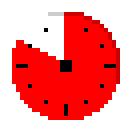
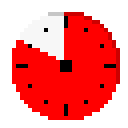
Two versions of the same layered image (128×128). Layer-by-layer changes:
painted on "Layer 4" over [64, 16, 68, 28]
added layer "Layer 5" above "Layer 1" over [20, 12, 68, 60]
